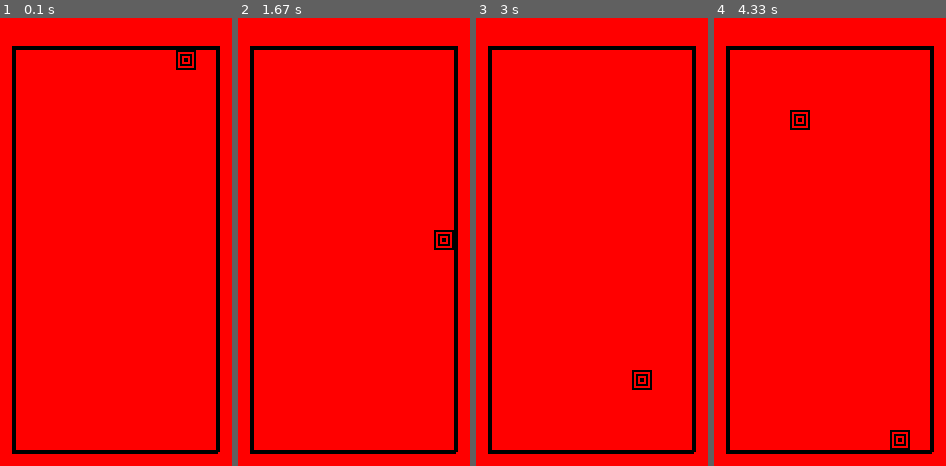
Above: before the commit, frames 1-4 (left to right).
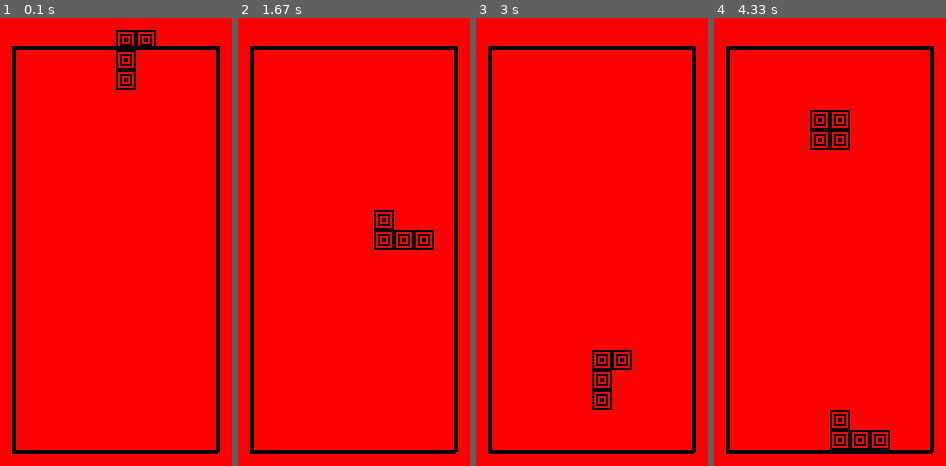
Above: after the commit, the same moments.

Repository: FrankTaylorLieder/pytris
Game: pygame game, started from pytris.py
Same seed, same stepped clock (60 frames per second), same inputs: the game is played once before the commit and once after it.
Inputs:
- Up to frame 1 (0.1 s): no input
- Up to frame 2 (1.67 s): hold Right 0.33-0.8 s; hold Up 0.83-1.13 s; hold Right 1.17-1.63 s
- Up to frame 3 (3 s): hold Left 1.67-2.2 s; hold Down 2.23-2.53 s; hold Left 2.57-2.97 s
- Up to frame 4 (4.33 s): hold Up 3-3.37 s; hold Right 3.4-4.03 s; hold Down from 4.07 s (still down)

The runs differ from the first frame. In frame 1, 1.1% of the frame differs, in the area x 50-85%, y 2-17%; in frame 2, 1.2%; in frame 3, 1.2%; in frame 4, 2.3%, in the area x 32-85%, y 20-97%.

Commit message:
Added shapes

Diff:
--- a/pytris.py
+++ b/pytris.py
@@ -5,12 +5,19 @@
 - DONE Model
 - DONE Display board
 - DONE Handle animation
-- Show blocks
+- DONE Show shapes
 - DONE Handle key presses
 - DONE Sediment blocks
-- Collision detection
-- Rotation
+- Collision detection - rotate TODO
+- DONE Rotation
 - Scoring
+- Consistent timing
+- Speed up
+- Animate line removal
+- Game selection
+- High scores
+- Next piece
+- Drop piece
 
 @author: fst AT lieder.me.uk
 '''
@@ -26,6 +33,8 @@
     DOWN = 1
     LEFT = 2
     RIGHT = 3
+    RLEFT = 4
+    RRIGHT = 5
 
 
 red = 255, 0, 0
@@ -52,20 +61,68 @@
 xoff, yoff = 50, 50
 ssize = swidth, sheight = [640, 480]
 
-
-def get_options(model, mx, my):
-    # print('XXX get_options %s' % [mx, my])
-    results = []
-    if mx > 0 and not model[mx - 1][my]: results.append(Directions.LEFT)
-    if mx < mwidth - 1 and not model[mx + 1][my]: results.append(Directions.RIGHT)
-    if my < mheight - 1 and not model[mx][my + 1]: results.append(Directions.DOWN)
-
-    return results
-
-
-def sediment(model, mx, my):
+block = pygame.image.load('block.gif')
+blockrect = block.get_rect()
+
+shapes = [
+        [[-2, 0], [-1, 0], [0, 0], [1, 0]],  # I
+        [[0, 0], [1, 0], [0, 1], [1, 1]],    # O
+        [[0, -1], [0, 0], [0, 1], [-1, 0]],  # T
+        [[0, -1], [0, 0], [0, 1], [1, -1]],  # J
+        [[0, -1], [0, 0], [0, 1], [-1, -1]], # L
+        [[-1, -1], [0, -1], [0, 0], [1, 0]], # S
+        [[0, -1], [0, 0], [-1, 0], [-1, -1]] # Z
+    ]
+
+
+class Shape(object):
+    '''
+    A shape.
+
+    Positions: [ [x, y] ]
+    '''
+
+    def __init__(self, positions):
+        self.positions = positions
+
+    def rotate_left(self):
+        np = []
+        for i in range(len(self.positions)):
+            np.append([self.positions[i][1], -self.positions[i][0]])
+        self.positions = np
+
+    def rotate_right(self):
+        np = []
+        for i in range(len(self.positions)):
+            np.append([-self.positions[i][1], self.positions[i][0]])
+        self.positions = np
+
+    def get_points(self, mx, my):
+        points = []
+        for x, y in self.positions:
+            points.append([mx + x, my + y])
+        return points
+
+
+def get_options(model, shape, mx, my):
+    # print('XXX get_options %s' % [mx, my, shape])
+    options = { Directions.LEFT, Directions.RIGHT, Directions.DOWN, Directions.RLEFT, Directions.RRIGHT }
+
+    # TODO Calculate rotations.
+
+    for x, y in shape.get_points(mx, my):
+        if x <= 0: options.discard(Directions.LEFT)
+        if x >= (mwidth - 1): options.discard(Directions.RIGHT)
+        if y > (mheight - 2) or model[x][y+1]: options.discard(Directions.DOWN)
+
+    return options
+
+
+def sediment(model, shape, mx, my):
     print('XXX Sediment %s' % [mx, my])
-    model[mx][my] = True
+    for x, y in shape.get_points(mx, my):
+        if x >= 0 and x < mwidth and y >= 0 and y < mheight:
+            model[x][y] = True
 
 
 def model_to_screen(mx, my):
@@ -81,26 +138,36 @@
                                             (xoff + pw, yoff + ph), (xoff + pw, yoff - lw)], lw)
 
 
+def display_shape(screen, shape, mx, my):
+    for x, y in shape.get_points(mx, my):
+        blockrect.x, blockrect.y = model_to_screen(x, y)
+        screen.blit(block, blockrect)
+
+
+def display_sediment(screen, model):
+    for x in range(mwidth):
+        for y in range(mheight):
+            if model[x][y]:
+                blockrect.x, blockrect.y = model_to_screen(x, y)
+                screen.blit(block, blockrect)
+
 def main():
     kup, kdown, kright, kleft = 273, 274, 275, 276
     screen = pygame.display.set_mode(ssize)
 
-    block = pygame.image.load('block.gif')
-    blockrect = block.get_rect()
-
     mx, my = 0, 0
-    new_block = True
+    shape = None
 
     cycle = 0
     cycles = 10
 
     while True:
-        if new_block:
-            mx, my = random.randrange(mwidth), 0
-            new_block = False
+        if shape is None:
+            shape = Shape(random.choice(shapes))
+            mx, my = 5, 0
             cycle = 0
 
-        options = get_options(model, mx, my)
+        options = get_options(model, shape, mx, my)
 
         for event in pygame.event.get():
             if event.type == pygame.QUIT: sys.exit()
@@ -110,28 +177,24 @@
                     mx -= 1
                 if event.key == kright and Directions.RIGHT in options:
                     mx += 1
-
-            options = get_options(model, mx, my)
+                if event.key == kup:
+                    shape.rotate_left()
+                if event.key == kdown:
+                    shape.rotate_right()
+
+            options = get_options(model, shape, mx, my)
 
         if cycle > cycles:
             if Directions.DOWN not in options:
-                sediment(model, mx, my)
-                new_block = True
+                sediment(model, shape, mx, my)
+                shape = None
                 continue
             my += 1
             cycle = 0
 
-        blockrect.x, blockrect.y = model_to_screen(mx, my)
-
         display_board(screen)
-
-        screen.blit(block, blockrect)
-
-        for x in range(mwidth):
-            for y in range(mheight):
-                if model[x][y]:
-                    blockrect.x, blockrect.y = model_to_screen(x, y)
-                    screen.blit(block, blockrect)
+        display_shape(screen, shape, mx, my)
+        display_sediment(screen, model)
 
         pygame.display.flip()
 
